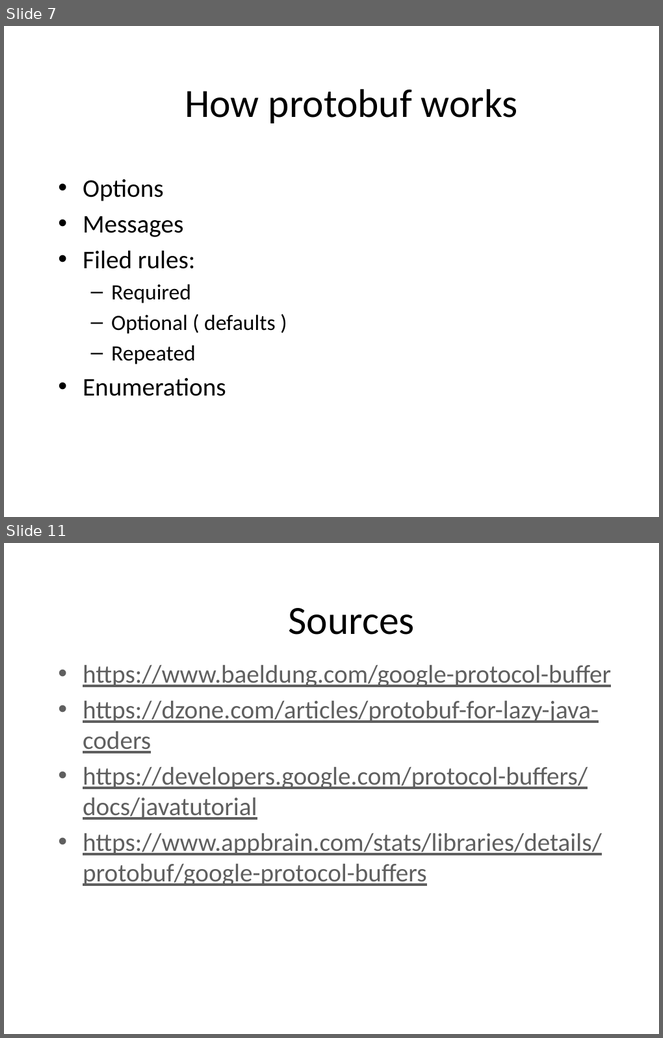
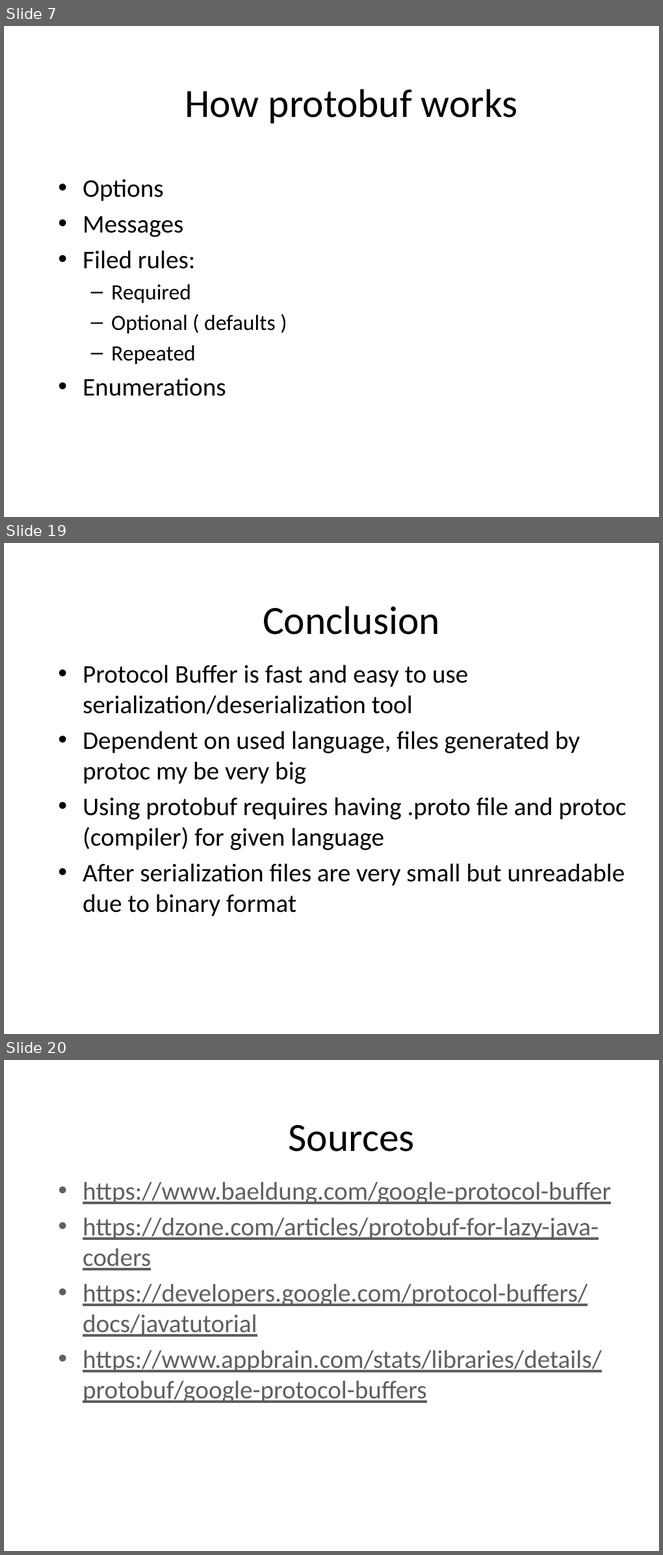
Before and after one commit to BartoszGardziejewski/ProtocolBufferDemo, a slide deck: ProtoBuff.pptx. Shown one above the other, each under a label of ours: slides 7 and 11 before the commit, slides 7, 19 and 20 after it; the slides between them are not shown. The pictures are 663x1038 and 663x1555 pixels, drawn with LibreOffice and Linux fonts; fonts in the diff are those of the drawing; background and template pictures are left out. Boxes give left, top, right and bottom in pixels: in the first picture for what was removed or moved away, otherwise in the second. Text is boxed around its words. In the diff, an @@ line names an element or a change of style, - is before the commit and + after.

Commit message:
adding protobuf pptx

```diff
--- a/ProtoBuff.pptx
+++ b/ProtoBuff.pptx
@@ slide 19 added at [4, 543, 659, 1034], background picture (left out) @@
@@ text added at [263, 606, 440, 635], 44 pt, text #000000 @@
+Conclusion
@@ text added at [83, 665, 627, 917], 28 pt, text #000000 @@
+• Protocol Buffer is fast and easy to use serialization/deserialization tool
+• Dependent on used language, files generated by protoc my be very big
+• Using protobuf requires having .proto file and protoc (compiler) for given language
+• After serialization files are very small but unreadable due to binary format
@@ what was slide 11 is now slide 20 @@
```
Also in this commit, not shown: 3 slides changed, 10 other slides added, 2 slides removed, 5 other files.
